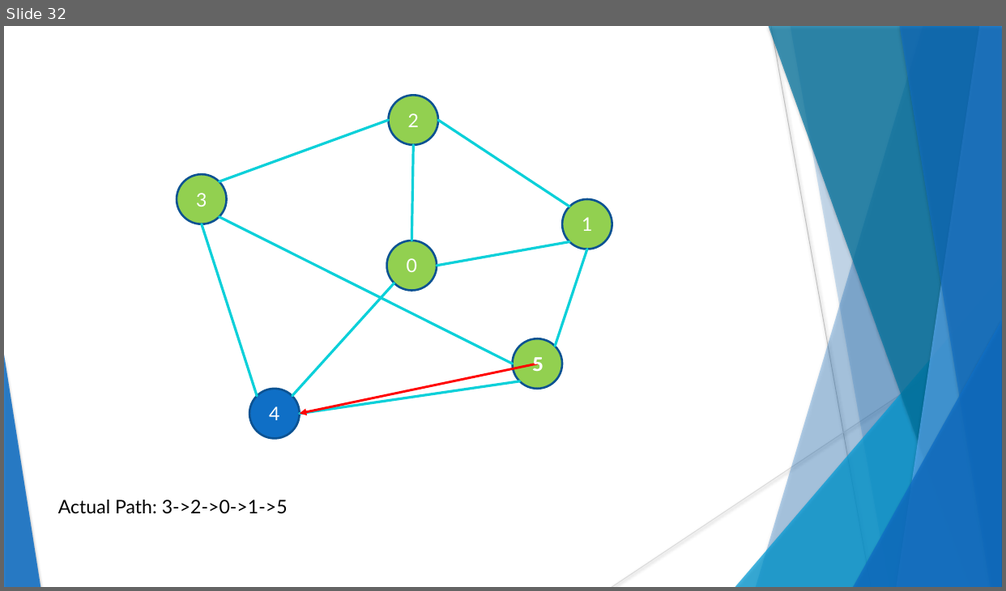
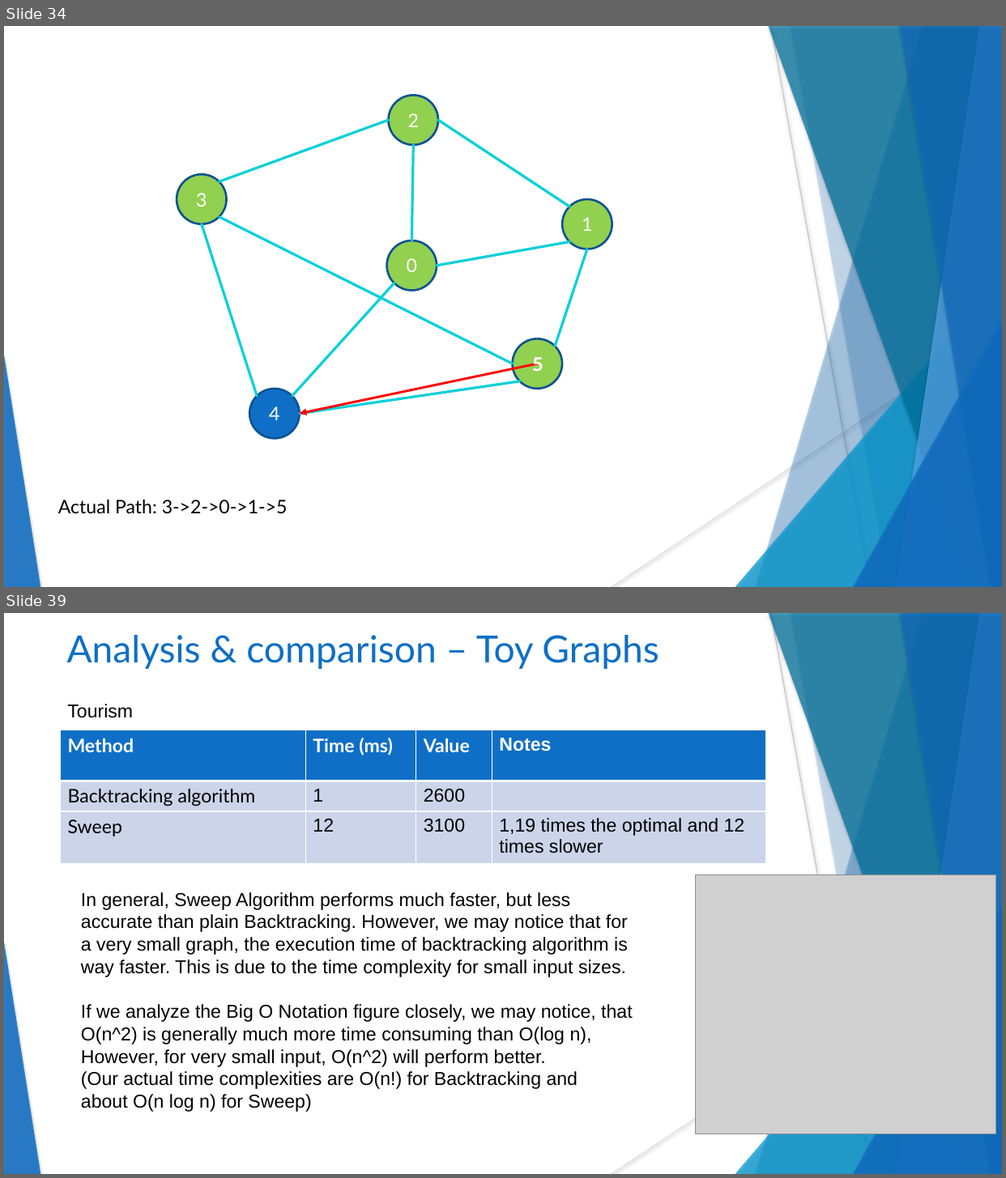
Before and after one commit to Spleentery/DA_TSP_Project-2, a slide deck: docs/Project 2.pptx. Shown one above the other, each under a label of ours: slide 32 before the commit, slides 34 and 39 after it; the slides between them are not shown. The pictures are 1006x591 and 1006x1178 pixels, drawn with LibreOffice and Linux fonts; fonts in the diff are those of the drawing; grey boxes stand for pictures. Boxes give left, top, right and bottom in pixels: in the first picture for what was removed or moved away, otherwise in the second. Text is boxed around its words. In the diff, an @@ line names an element or a change of style, - is before the commit and + after.

```diff
--- a/docs/Project 2.pptx
+++ b/docs/Project 2.pptx
@@ slide 39 added at <box>4,613,1002,1174</box>, background #FFFFFF; not listed: 10 template elements that a slide beside it also shows @@
@@ title added at <box>67,635,658,669</box>, 36 pt, text #0F6FC6 @@
+Analysis & comparison – Toy Graphs
@@ text added at <box>67,704,133,718</box>, 18 pt, text #000000 @@
+Tourism
@@ table added at <box>60,730,766,857</box>, 3 rows, 4 columns @@
+Method | Time (ms) | Value | Notes
+Backtracking algorithm | 1 | 2600 | 
+Sweep | 12 | 3100 | 1,19 times the optimal and 12 times slower
@@ picture added at <box>696,875,996,1135</box> @@
@@ text added at <box>81,892,633,1112</box>, 18 pt, text #000000 @@
+In general, Sweep Algorithm performs much faster, but less accurate than plain Backtracking. However, we may notice that for a very small graph, the execution time of backtracking algorithm is way faster. This is due to the time complexity for small input sizes.
+If we analyze the Big O Notation figure closely, we may notice, that O(n^2) is generally much more time consuming than O(log n),
+However, for very small input, O(n^2) will perform better.
+(Our actual time complexities are O(n!) for Backtracking and
+about O(n log n) for Sweep)
@@ what was slide 32 is now slide 34 @@
```
Also in this commit, not shown: 5 slides changed, 2 other slides added.
